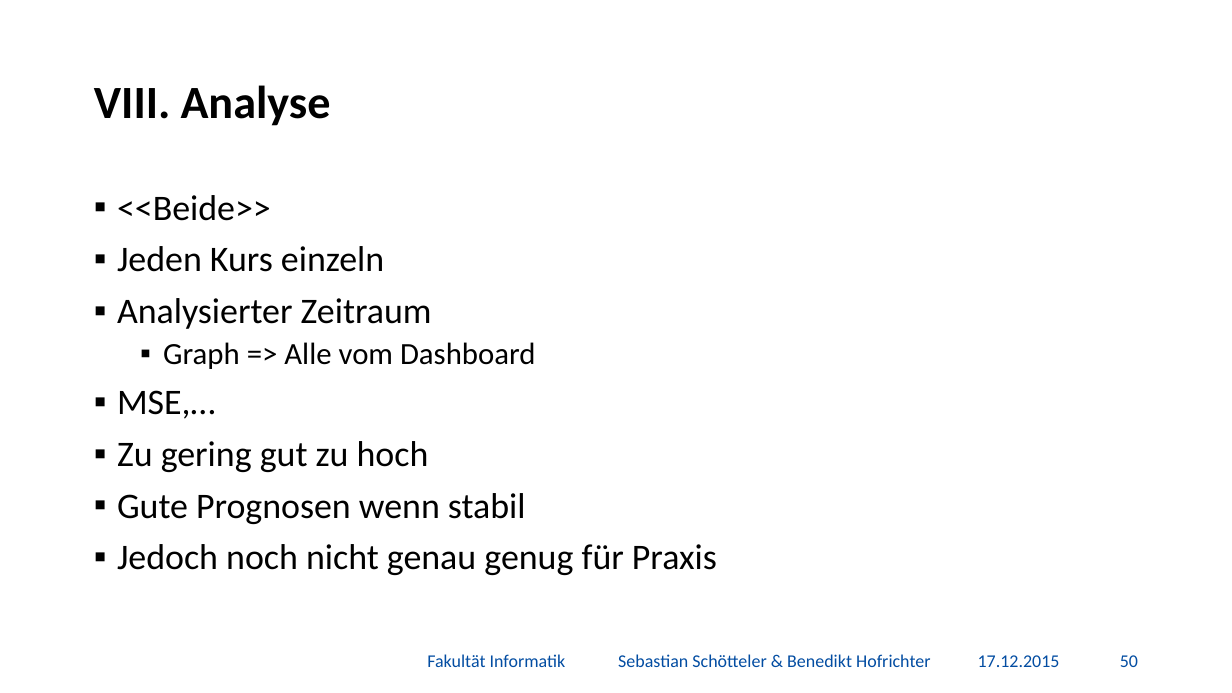
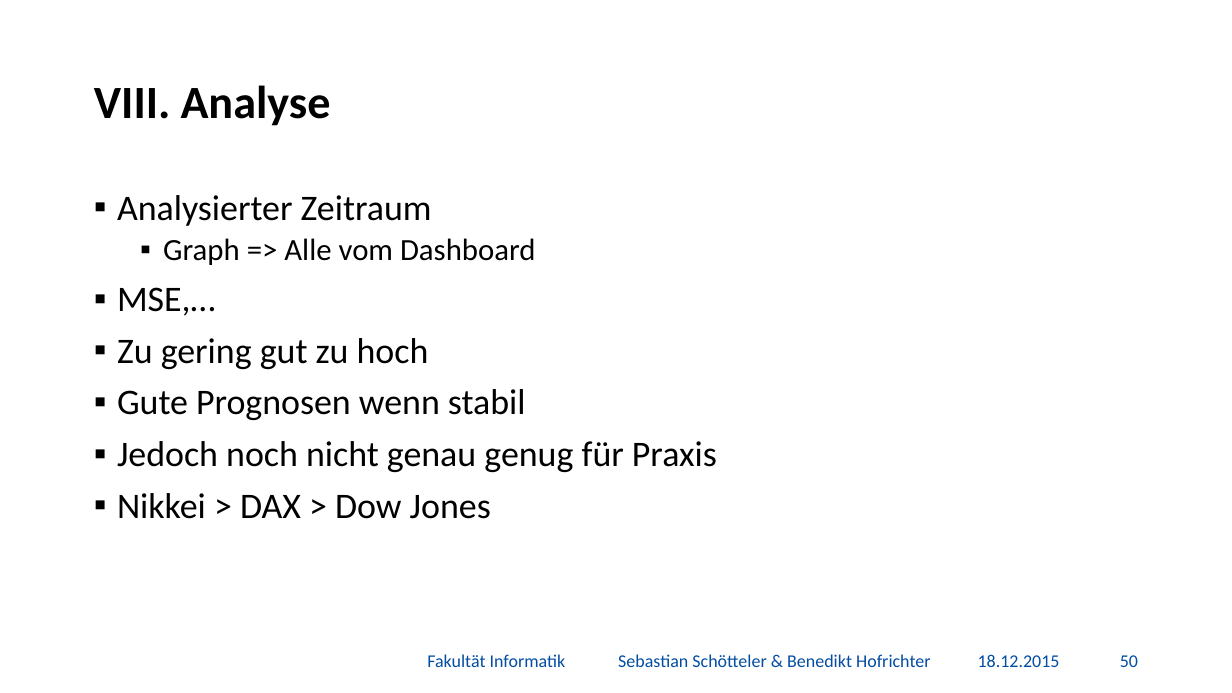
Before and after one commit to BenediktGitGit/soco15, a slide deck: slide 51 of 3b_Vortrag/Präsentation.pptx. Drawn at 1232x693 pixels with LibreOffice and Linux fonts; fonts in the diff are those of the drawing; background and template pictures are left out. Boxes give left, top, right and bottom in pixels: in the first picture for what was removed or moved away, otherwise in the second. Text is boxed around its words. In the diff, an @@ line names an element or a change of style, - is before the commit and + after.

Commit message:
Update

```diff
--- a/3b_Vortrag/Präsentation.pptx
+++ b/3b_Vortrag/Präsentation.pptx
@@ text at bbox=[117, 195, 384, 272]: paragraphs removed @@
-▪ <<Beide>>
-▪ Jeden Kurs einzeln
@@ text at bbox=[117, 493, 491, 519]: paragraph added @@
+▪ Nikkei > DAX > Dow Jones
@@ text at bbox=[978, 654, 1060, 667]: text changed @@
-17.12.2015
+18.12.2015
```
Also in this commit, not shown: 46 other slides changed.
